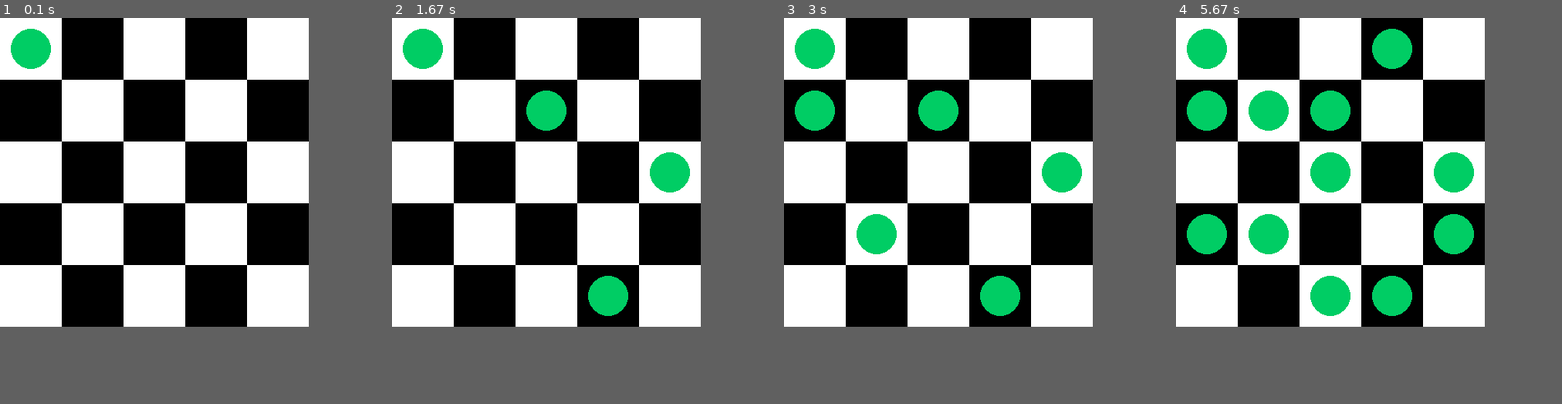
Above: before the commit, frames 1-4 (left to right).
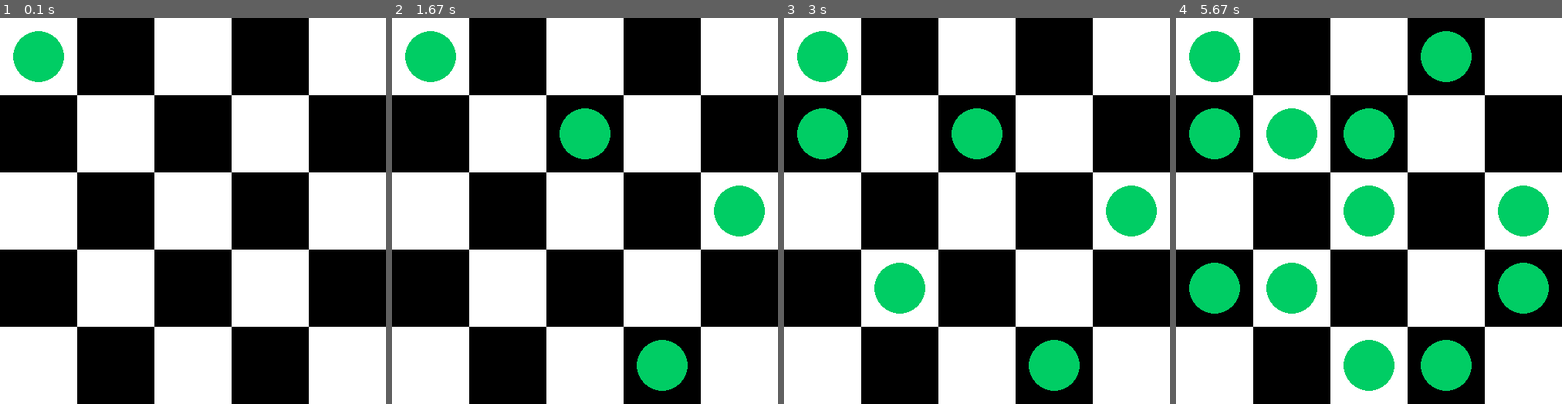
Above: after the commit, the same moments.

Repository: phantomf4321/Knight-tour-problem-pygame
Game: pygame game, started from illustration.py
Same seed, same stepped clock (60 frames per second), same inputs: the game is played once before the commit and once after it.
Inputs:
- Up to frame 1 (0.1 s): no input
- Up to frame 2 (1.67 s): no input
- Up to frame 3 (3 s): no input
- Up to frame 4 (5.67 s): no input
The window is 400x400 before the commit and 500x500 after it. Grey fills any space a smaller window leaves; there, only what the larger window draws over its background counts as a difference.

The runs differ from the first frame. In frame 1, 49% of the frame differs, in the area x 0-100%, y 0-100%; in frame 2, 52%; in frame 3, 54%; in frame 4, 59%.

Commit message:
WIDTH, HEIGHT = 500, 500

Diff:
--- a/illustration.py
+++ b/illustration.py
@@ -3,7 +3,7 @@
 import time
 
 # Constants
-WIDTH, HEIGHT = 400, 400
+WIDTH, HEIGHT = 500, 500
 ROWS, COLS = 5, 5
 SQ_SIZE = WIDTH // COLS
 
